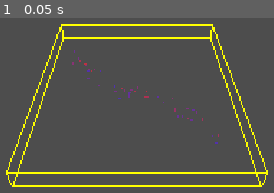
Above: before the commit, frame 1.
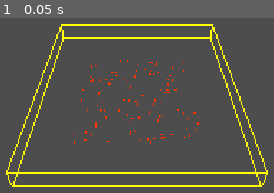
Above: after the commit, the same moment.

Repository: zygosean/zygo_pcg
Game: Godot game, scene res://main/main.tscn
Same seed, same stepped clock (60 frames per second), same inputs: the game is played once before the commit and once after it.
Inputs:
- Up to frame 1 (0.05 s): no input

The runs differ from the first frame. In frame 1, 0.9% of the frame differs, in the area x 26-80%, y 18-72%.

Commit message:
Feat: Scatter and filter inside closed loop splines

Diff:
--- a/pcg/debug/pcg_test_scene.gd
+++ b/pcg/debug/pcg_test_scene.gd
@@ -3,9 +3,18 @@
 func _ready() -> void:
 
 	var curve := Curve3D.new()
-	curve.add_point(Vector3(5, 0, 10), Vector3.ZERO, Vector3(5, 0, 5))
-	curve.add_point(Vector3(25, 0, 25), Vector3(-8, 0, 0), Vector3(8, 0, 0))
-	curve.add_point(Vector3(45, 0, 40), Vector3(-5, 0, -5), Vector3.ZERO)
+
+## Curve test
+#	curve.add_point(Vector3(5, 0, 10), Vector3.ZERO, Vector3(5, 0, 5))
+#	curve.add_point(Vector3(25, 0, 25), Vector3(-8, 0, 0), Vector3(8, 0, 0))
+#	curve.add_point(Vector3(45, 0, 40), Vector3(-5, 0, -5), Vector3.ZERO)
+
+## closed loop curve for testing FilterInsideSplineOp
+	curve.add_point(Vector3(10, 0, 10))
+	curve.add_point(Vector3(40, 0, 10))
+	curve.add_point(Vector3(40, 0, 40))
+	curve.add_point(Vector3(10, 0, 40))
+	curve.add_point(Vector3(10, 0, 10))  # closes back to start
 
 	var path := Path3D.new()
 	path.curve = curve
@@ -19,14 +28,20 @@
 
 	var scatter_on_spline := ScatterOnSplineOp.new()
 	scatter_on_spline.sample_step = 2.0
-	scatter_on_spline.radius = 4
+	scatter_on_spline.radius = 1.0
 	scatter_on_spline.points_per_sample = 4
 
-	var density_filter := FilterByDensityOp.new()
-	density_filter.min_density = 0.3
+	var scatter_inside_spline := ScatterInsideSplineOp.new()
+
+#	var density_filter := FilterByDensityOp.new()
+#	density_filter.min_density = 0.3
+
+	var filter_by_spline_prox := FilterInsideSplineOp.new()
+	#filter_by_spline_prox.max_distance = 10.5
+	filter_by_spline_prox.invert = false
 
 	var pipeline := PCGPipeline.new()
-	pipeline.ops.assign([scatter_on_spline, density_filter])
+	pipeline.ops.assign([scatter_inside_spline, filter_by_spline_prox])
 
 	# --- Set up executor ---
 	var executor := PCGExecutor.new()
--- a/pcg/ops/attributes/set_distance_to_spline_op.gd
+++ b/pcg/ops/attributes/set_distance_to_spline_op.gd
@@ -1 +1,36 @@
-extends Node
+extends PCGOp
+class_name SetDistanceToSplineOp
+
+## The attribute key to write the result into.
+@export var output_attribute : String = PCGTags.Attributes.Density
+## Distance at which the attribute value reaches 0. Beyond this, value is clamped to 0.
+@export var max_distance : float = 10.0
+
+## If true, value is 1.0 at the spline and 0.0 at max_distance (falloff).
+## If false, writes the raw distance instead.
+@export var normalise : bool = true
+
+func execute(point_set : PCGPointSet, context : PCGContext) -> PCGPointSet:
+	if context.splines.is_empty():
+		push_warning("SetDistanceToSplineOp: No splines in context")
+		return point_set
+
+	for point in point_set.points:
+		var closest_dist := INF
+		for path in context.splines:
+			var local_pos : Vector3 = path.global_transform.affine_inverse() * point.get_position()
+			var closest_local : Vector3 = path.curve.get_closest_point(local_pos)
+			var world_closest : Vector3 = path.global_transform * closest_local
+			var dist := point.get_position().distance_to(world_closest)
+			if dist < closest_dist:
+				closest_dist = dist
+
+		var value : float
+		if normalise:
+			value = 1.0 - clampf(closest_dist / max_distance, 0.0, 1.0)
+		else:
+			value = closest_dist
+
+		point_set.attribute(output_attribute, value)
+
+	return point_set
--- /dev/null
+++ b/pcg/ops/attributes/set_spline_progress_op.gd
@@ -0,0 +1,32 @@
+extends PCGOp
+class_name SetSplineProgressOp
+
+@export var output_attribute : String = PCGTags.Attributes.SplineProgress
+
+func execute(point_set : PCGPointSet, context : PCGContext) -> PCGPointSet:
+	if context.splines.is_empty():
+		push_warning("SetSplineProgressOp: No splines in context")
+		return point_set
+
+	for point in point_set.points:
+		var local_pos : Vector3
+		var closest_offset = INF
+		var closest_length := 1.0 # avoid divide by zero
+
+		for path in context.splines:
+			var length := path.curve.get_baked_length()
+			if length <= 0.0:
+				continue
+			var lp : Vector3 = path.global_transform.affine_inverse() * point.get_position()
+			var offset : float = curve.get_closest_offset(lp)
+			var closest_world : Vector3 = path.global_transform * curve.sample_baked(offset)
+			var dist := point.get_position().distance_to(closest_world)
+			if dist < closest_offset:
+				closest_offset = dist
+				local_pos = lp
+				#store progress for path
+				var progress := offset /
+				point.set_attribute(output_attribute, progress)
+				closest_length = curve.get_baked_length()
+
+	return point_set
--- /dev/null
+++ b/pcg/ops/filter/splines/filter_by_spline_proximity_op.gd
@@ -0,0 +1,24 @@
+extends PCGOp
+class_name FilterBySplineProximityOp
+
+@export var max_distance : float = 10.0
+## If true, keeps points WITHIN max_distance. If false, keeps points OUTSIDE.
+@export var invert: bool = false
+
+func execute(point_set : PCGPointSet, context : PCGContext) -> PCGPointSet:
+	if context.splines.is_empty():
+		push_warning("FilterBySplineProximityOp: No splines in context")
+		return point_set
+
+	var predicate := func(point : PCGPoint) -> bool:
+		for path in context.splines:
+			var local_pos : Vector3 = path.global_transform.affine_inverse() * point.get_position()
+			var closest_local : Vector3 = path.curve.get_closest_point(local_pos)
+			var world_closest : Vector3 = path.global_transform * closest_local
+			var dist := point.get_position().distance_to(world_closest)
+			if dist <= max_distance:
+				return not invert
+
+		return invert
+
+	return point_set.filter(predicate)
--- /dev/null
+++ b/pcg/ops/filter/splines/filter_inside_spline_op.gd
@@ -0,0 +1,21 @@
+extends PCGOp
+class_name FilterInsideSplineOp
+
+## If true, keeps points OUTSIDE the spline boundary instead.
+@export var invert: bool = false
+
+func execute(point_set: PCGPointSet, context: PCGContext) -> PCGPointSet:
+	if context.splines.is_empty():
+		push_warning("FilterInsideSplineOp: no splines in context.")
+		return point_set
+
+	var predicate := func(point: PCGPoint) -> bool:
+		var pos := point.get_position()
+		for path in context.splines:
+			var local_pos : Vector3 = path.global_transform.affine_inverse() * pos
+			var baked : PackedVector3Array = path.curve.get_baked_points()
+			if PCGSplineOp.is_inside_baked(local_pos, baked):
+				return not invert
+		return invert
+
+	return point_set.filter(predicate)
--- a/pcg/ops/generate/splines/pcg_spline_op.gd
+++ b/pcg/ops/generate/splines/pcg_spline_op.gd
@@ -27,3 +27,19 @@
 ## [param progress] is 0.0 → 1.0 along the spline length.
 func on_spline_sample(point_set: PCGPointSet, context: PCGContext, xform: Transform3D, progress: float) -> void:
 	push_warning("PCGSplineOp.on_spline_sample() not implemented in: " + get_script().resource_path)
+
+static func is_inside_baked(local_pos : Vector3, baked : PackedVector3Array) -> bool:
+	if baked.size() < 3:
+		return false
+	var px := local_pos.x
+	var pz := local_pos.z
+	var crossings := 0
+	var count := baked.size()
+	for i in count:
+		var a := baked[i]
+		var b := baked[(i + 1) % count]
+		if (a.z <= pz and b.z > pz) or (b.z <= pz and a.z > pz):
+			var t := (pz - a.z) / (b.z - a.z)
+			if a.x + t * (b.x - a.x) > px:
+				crossings += 1
+	return (crossings % 2) == 1
--- /dev/null
+++ b/pcg/ops/generate/splines/scatter_inside_spline_op.gd
@@ -0,0 +1,45 @@
+extends PCGOp
+class_name ScatterInsideSplineOp
+
+@export var point_count : int = 100
+@export var max_attempts_multiplier : int = 5
+
+var _rng : RandomNumberGenerator
+
+func execute(point_set : PCGPointSet, context : PCGContext) -> PCGPointSet:
+	if context.splines.is_empty():
+		push_warning("ScatterInsideSplineOp: No splines in context")
+		return point_set
+
+	_rng = RandomNumberGenerator.new()
+	_rng.seed = context.pcg_seed
+
+	for path in context.splines:
+		var baked : PackedVector3Array = path.curve.get_baked_points()
+		if baked.size() < 3:
+			continue
+		_scatter_inside(point_set, context, path, baked)
+
+	return point_set
+
+func _scatter_inside(point_set : PCGPointSet, context : PCGContext, path : Path3D, baked : PackedVector3Array) -> void:
+	var min_x := INF; var max_x := -INF
+	var min_z := INF; var max_z := -INF
+	for p in baked:
+		min_x = minf(min_x, p.x); max_x = maxf(max_x, p.x)
+		min_z = minf(min_z, p.z); max_z = maxf(max_z, p.z)
+
+	var placed := 0
+	var attempts := 0
+	var max_attempts = point_count * max_attempts_multiplier
+
+	while placed < point_count and attempts < max_attempts:
+		attempts += 1
+		var local_pos := Vector3(_rng.randf_range(min_x, max_x), 0.0, _rng.randf_range(min_z, max_z))
+		if not PCGSplineOp.is_inside_baked(local_pos, baked):
+			continue
+		var world_pos : Vector3 = path.global_transform * local_pos
+		if not context.bounds.has_point(world_pos):
+			continue
+		point_set.add_point(PCGPoint.new(Transform3D(Basis.IDENTITY, world_pos)))
+		placed += 1
--- a/pcg/runtime/spatial/pcg_spatial_query.gd
+++ b/pcg/runtime/spatial/pcg_spatial_query.gd
@@ -5,7 +5,9 @@
 	var result : Array[Path3D] = []
 	for node in tree.current_scene.find_children("*", "Path3D", true, false):
 		var path := node as Path3D
-		if path.curve == null:
+		if path.curve == null or path.curve.point_count < 2:
+			continue
+		if path.curve.get_baked_length() <= 0:
 			continue
 		for point in path.curve.get_baked_points():
 			if bounds.has_point(path.global_transform * point):
--- a/pcg/tags/pcg_tags.gd
+++ b/pcg/tags/pcg_tags.gd
@@ -13,3 +13,4 @@
 
 class Attributes:
 	const Density = "density"
+	const SplineProgress = "spline_progress"
Not shown, added: pcg/ops/attributes/set_distance_to_spline_op.gd.uid
Not shown, added: pcg/ops/attributes/set_spline_progress_op.gd.uid
Not shown, added: pcg/ops/filter/splines/filter_by_spline_proximity_op.gd.uid
Not shown, added: pcg/ops/filter/splines/filter_inside_spline_op.gd.uid
Not shown, added: pcg/ops/generate/splines/scatter_inside_spline_op.gd.uid
